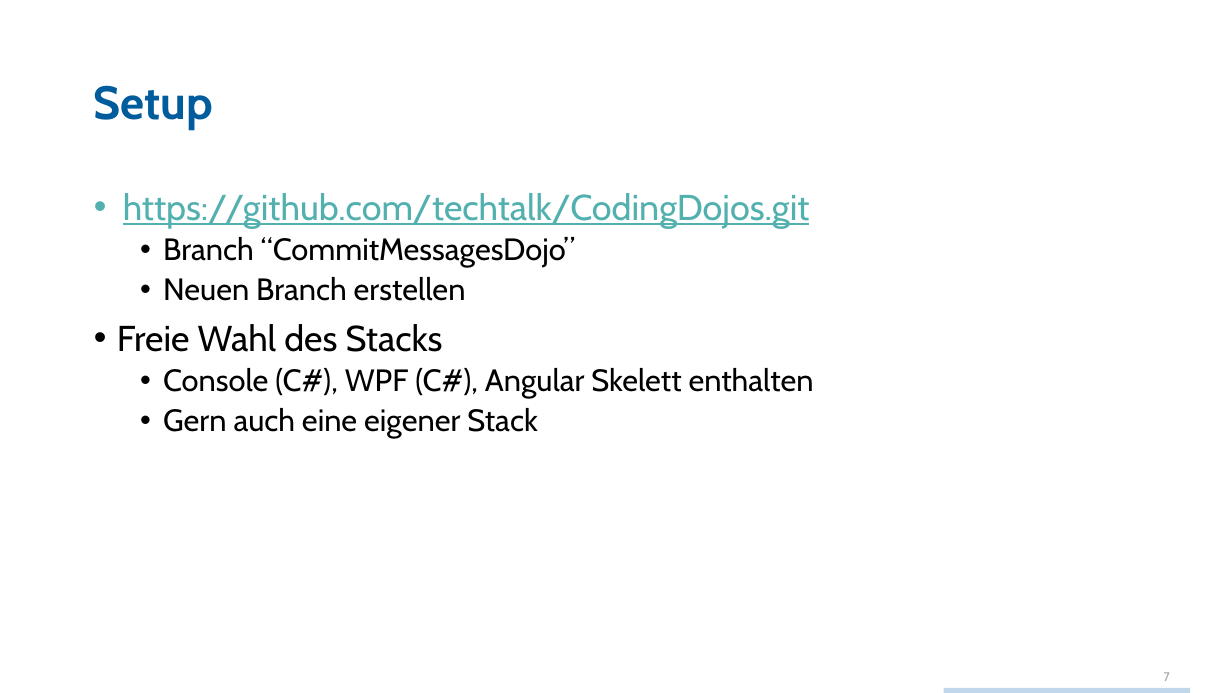
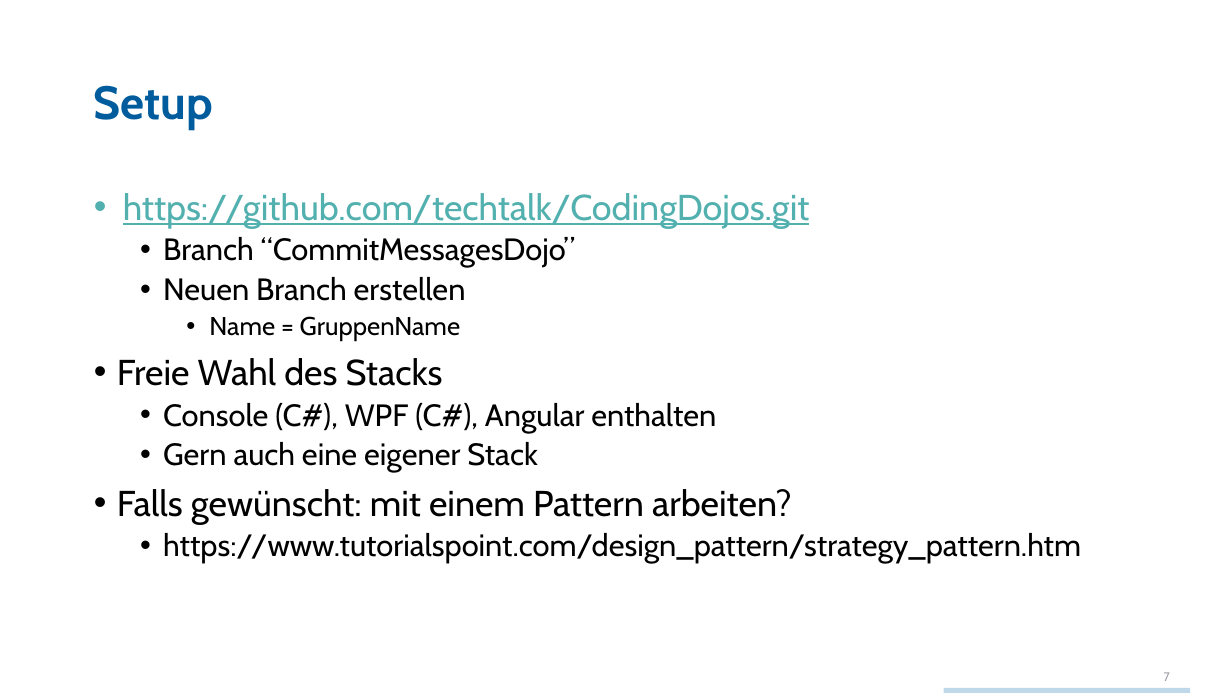
Before and after one commit to techtalk/CodingDojos, a slide deck: slide 7 of CommitMessages/CodingDojo_CommitMessages.pptx. Drawn at 1232x693 pixels with LibreOffice and Linux fonts; fonts in the diff are those of the drawing; background and template pictures are left out. Boxes give left, top, right and bottom in pixels: in the first picture for what was removed or moved away, otherwise in the second. Text is boxed around its words. In the diff, an @@ line names an element or a change of style, - is before the commit and + after.

```diff
--- a/CommitMessages/CodingDojo_CommitMessages.pptx
+++ b/CommitMessages/CodingDojo_CommitMessages.pptx
@@ text at [209,316,460,341]: paragraph added @@
+    • Name = GruppenName
@@ text at [163,403,716,432]: text changed @@
-  • Console (C#), WPF (C#), Angular Skelett enthalten
+  • Console (C#), WPF (C#), Angular enthalten
@@ text at [117,489,1081,563]: paragraphs added @@
+• Falls gewünscht: mit einem Pattern arbeiten?
+  • https://www.tutorialspoint.com/design_pattern/strategy_pattern.htm
```
Also in this commit, not shown: 3 other slides changed.
